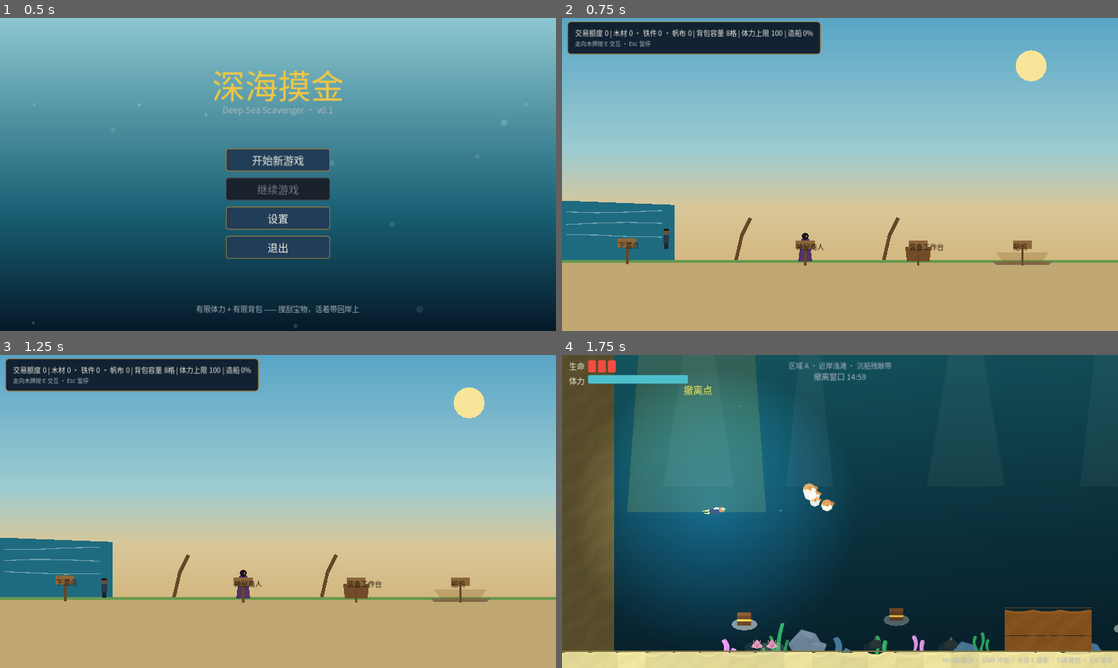
Above: before the commit, frames 1-4 (two rows, left to right).
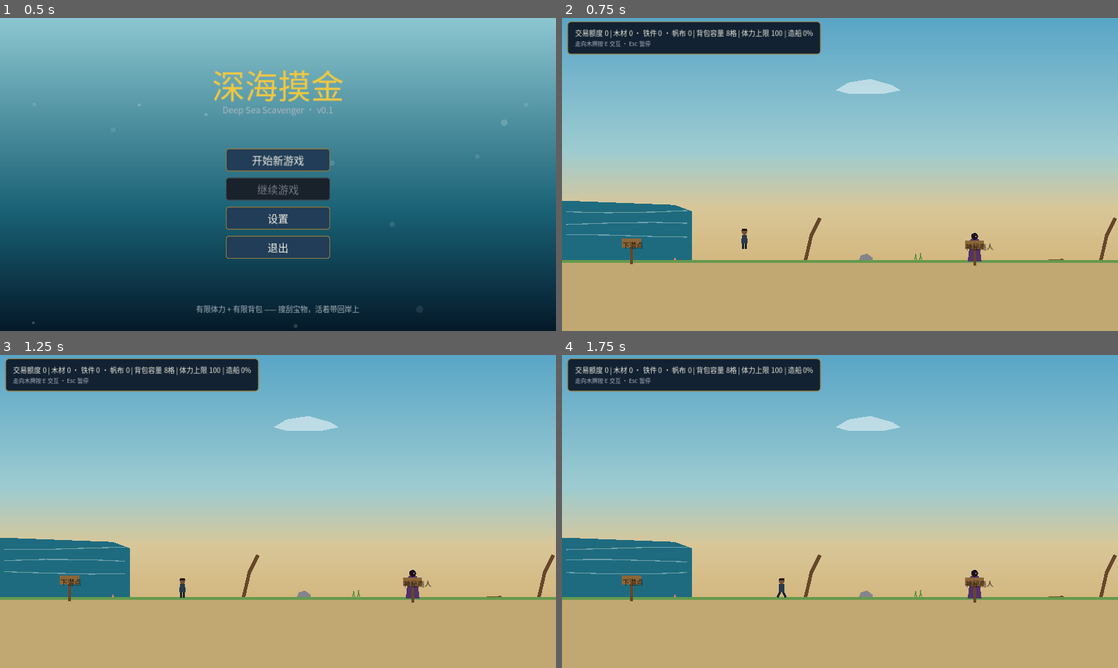
Above: after the commit, the same moments.

Repository: Djjvcgh/deep-sea-scavenger
Game: Godot game, scene res://scenes/main_menu.tscn
The game is run twice, just before and just after one commit, with the same random seed, the same clock (stepped at 60 frames per second) and the same inputs.
Inputs (mouse positions are in pixels of both pictures, inside the frame that each line leads up to):
- Up to frame 1 (0.5 s): no input
- Up to frame 2 (0.75 s): click "开始新游戏" at 0.5 s
- Up to frame 3 (1.25 s): no input
- Up to frame 4 (1.75 s): tap Enter at 1.25 s; move the mouse to (962, 495) at 1.27 s; hold D (move_right) from 1.28 s (still down); hold E (interact) from 1.28 s (still down); click (962, 495) at 1.42 s; tap W (move_up) at 1.52 s; tap Space (attack, bound only after the commit) at 1.55 s

Frame 1 is identical in both runs. In frame 2, 3.1% of the frame differs, in the area x 1-100%, y 10-80%; in frame 3, 3.1%; in frame 4, 100%, in the area x 0-100%, y 0-100%.

Commit message:
V0.4阶段1：岛屿扩展到2600px+陆地摄像机跟随；修复缺失的attack输入映射与run_tests的PackedScene.new错误

Diff:
--- a/project.godot
+++ b/project.godot
@@ -74,6 +74,11 @@
 "events": [Object(InputEventKey,"resource_local_to_scene":false,"resource_name":"","device":-1,"window_id":0,"alt_press …(195 unchanged characters)…
 ]
 }
+attack={
+"deadzone": 0.5,
+"events": [Object(InputEventKey,"resource_local_to_scene":false,"resource_name":"","device":-1,"window_id":0,"alt_pressed":false,"shift_pressed":false,"ctrl_pressed":false,"meta_pressed":false,"pressed":false,"keycode":0,"physical_keycode":32,"key_label":0,"unicode":0,"location":0,"echo":false,"script":null)
+]
+}
 
 [layer_names]
 
--- a/scripts/island.gd
+++ b/scripts/island.gd
@@ -1,6 +1,7 @@
 extends Node2D
 ## 荒岛基地：安全区域（不消耗体力）。
 ## 包含：下潜点、神秘商人、装备工作台、船坞；永久数据在此自动存档。
+## 岛屿横向 2600px，摄像机平滑跟随（摄像机由 player.gd 持有，limit 限制在世界内）。
 
 const PlayerScript := preload("res://scripts/player.gd")
 const PlayerScene := preload("res://scenes/player.tscn")
@@ -11,6 +12,10 @@
 const BoatPanelScene := preload("res://scenes/ui/boat_builder_panel.tscn")
 
 const GROUND_Y := 560.0
+const ISLAND_WIDTH := 2600.0
+# 左右海水区（下潜点在左海滩，船坞滑道朝右海湾）
+const SEA_LEFT_END := 300.0
+const SEA_RIGHT_START := 2380.0
 
 var player: CharacterBody2D
 var pause_menu: CanvasLayer
@@ -32,10 +37,10 @@
 
 	player = PlayerScene.instantiate()
 	player.mode = PlayerScript.Mode.WALK
-	player.position = Vector2(240, 500)
+	player.position = Vector2(420, 500)
 	player.z_index = 5
 	add_child(player)
-	player.set_camera_limits(0, 0, 1280, 720)
+	player.set_camera_limits(0, 0, int(ISLAND_WIDTH), 720)
 
 	merchant_panel = MerchantScene.instantiate()
 	add_child(merchant_panel)
@@ -48,11 +53,11 @@
 	for p in _panels:
 		p.closed.connect(_on_panel_closed)
 
-	_add_interactable("下潜点", Vector2(150, 520),
+	_add_interactable("下潜点", Vector2(160, 520),
 		func() -> void: get_tree().change_scene_to_file("res://scenes/underwater.tscn"))
-	_add_interactable("神秘商人", Vector2(560, 524), func() -> void: _open_panel(merchant_panel))
-	_add_interactable("装备工作台", Vector2(820, 524), func() -> void: _open_panel(upgrades_panel))
-	_add_interactable("船坞", Vector2(1060, 524), func() -> void: _open_panel(boat_panel))
+	_add_interactable("神秘商人", Vector2(950, 524), func() -> void: _open_panel(merchant_panel))
+	_add_interactable("装备工作台", Vector2(1600, 524), func() -> void: _open_panel(upgrades_panel))
+	_add_interactable("船坞", Vector2(2280, 524), func() -> void: _open_panel(boat_panel))
 
 	_build_status_bar()
 	pause_menu = PauseScene.instantiate()
@@ -154,34 +159,65 @@
 	tex.fill_to = Vector2(0, 1)
 	var sky := TextureRect.new()
 	sky.texture = tex
-	sky.size = Vector2(1280, GROUND_Y)
+	sky.size = Vector2(ISLAND_WIDTH, GROUND_Y)
 	sky.z_index = -20
 	add_child(sky)
 
 	var sun := Polygon2D.new()
 	sun.polygon = _ellipse(36.0, 36.0, 16)
-	sun.position = Vector2(1080, 110)
+	sun.position = Vector2(2050, 110)
 	sun.color = Color(0.98, 0.9, 0.6)
 	sun.z_index = -18
 	add_child(sun)
 
+	# 远景云（缓慢飘动的感觉由静态形状分层即可，不引入额外系统）
+	for cx in [700.0, 1500.0, 2200.0]:
+		var cloud := Polygon2D.new()
+		cloud.polygon = PackedVector2Array([
+			Vector2(-70, 0), Vector2(-40, -18), Vector2(10, -26), Vector2(60, -12),
+			Vector2(80, 0), Vector2(40, 8), Vector2(-40, 8)])
+		cloud.position = Vector2(cx, 150.0 + 30.0 * sin(cx))
+		cloud.color = Color(1, 1, 1, 0.5)
+		cloud.z_index = -17
+		add_child(cloud)
+
+	_build_sea(SEA_LEFT_END - 300.0, SEA_LEFT_END, true)
+	_build_sea(SEA_RIGHT_START, ISLAND_WIDTH, false)
+
+	for x in [560.0, 1240.0, 1900.0, 2500.0]:
+		_add_palm(x)
+
+	# 沿途装饰：礁石 / 草丛 / 漂木 / 海星，让 2600px 的行走有内容
+	var decor := [
+		["rock", 700.0], ["grass", 820.0], ["drift", 1130.0], ["grass", 1400.0],
+		["rock", 1750.0], ["grass", 2050.0], ["drift", 2470.0], ["star", 260.0], ["star", 2420.0]]
+	for d in decor:
+		_add_decor(d[0], d[1])
+
+
+func _build_sea(x0: float, x1: float, has_dive_beach: bool) -> void:
 	var sea := Polygon2D.new()
-	sea.polygon = PackedVector2Array([Vector2(0, 420), Vector2(260, 430), Vector2(260, GROUND_Y), Vector2(0, GROUND_Y)])
+	sea.polygon = PackedVector2Array([
+		Vector2(x0, 420), Vector2(x1 - 40, 430), Vector2(x1, 445),
+		Vector2(x1, GROUND_Y), Vector2(x0, GROUND_Y)])
+	if not has_dive_beach:
+		sea.polygon = PackedVector2Array([
+			Vector2(x0, 445), Vector2(x0 + 40, 430), Vector2(x1, 420),
+			Vector2(x1, GROUND_Y), Vector2(x0, GROUND_Y)])
 	sea.color = Color(0.12, 0.42, 0.5)
 	sea.z_index = -16
 	add_child(sea)
 	for i in 3:
 		var line := Line2D.new()
 		var y := 445.0 + i * 28.0
-		line.points = PackedVector2Array([Vector2(10, y), Vector2(80, y), Vector2(150, y), Vector2(230, y)])
+		line.points = PackedVector2Array([
+			Vector2(x0 + 10, y), Vector2(x0 + (x1 - x0) * 0.35, y),
+			Vector2(x0 + (x1 - x0) * 0.7, y), Vector2(x1 - 12, y)])
 		line.width = 2.0
 		line.default_color = Color(1, 1, 1, 0.35)
 		line.z_index = -15
 		add_child(line)
-		_waves.append({"line": line, "base_y": y, "phase": i * 2.1})
-
-	for x in [400.0, 740.0]:
-		_add_palm(x)
+		_waves.append({"line": line, "base_y": y, "phase": i * 2.1 + (0.0 if has_dive_beach else 1.3)})
 
 
 func _add_palm(x: float) -> void:
@@ -200,30 +236,66 @@
 	add_child(leaves)
 
 
+func _add_decor(kind: String, x: float) -> void:
+	var node := Node2D.new()
+	node.position = Vector2(x, GROUND_Y)
+	node.z_index = -9
+	match kind:
+		"rock":
+			var rock := Polygon2D.new()
+			rock.polygon = PackedVector2Array([
+				Vector2(-18, 0), Vector2(-12, -14), Vector2(2, -18), Vector2(16, -8), Vector2(14, 0)])
+			rock.color = Color(0.52, 0.52, 0.55)
+			node.add_child(rock)
+		"grass":
+			for i in 4:
+				var blade := Line2D.new()
+				var dx := -9.0 + i * 6.0
+				blade.points = PackedVector2Array([Vector2(dx, 0), Vector2(dx + 3.0 * (1 if i % 2 == 0 else -1), -14.0 - 3.0 * (i % 3))])
+				blade.width = 2.0
+				blade.default_color = Color(0.35, 0.55, 0.26)
+				node.add_child(blade)
+		"drift":
+			var log := Polygon2D.new()
+			log.polygon = PackedVector2Array([
+				Vector2(-26, -3), Vector2(24, -6), Vector2(28, 0), Vector2(-22, 3)])
+			log.color = Color(0.45, 0.33, 0.2)
+			node.add_child(log)
+		"star":
+			var star := Polygon2D.new()
+			star.polygon = PackedVector2Array([
+				Vector2(-8, 2), Vector2(-3, -3), Vector2(0, -9), Vector2(3, -3),
+				Vector2(8, 2), Vector2(2, 4), Vector2(0, 3), Vector2(-2, 4)])
+			star.color = Color(0.9, 0.5, 0.4)
+			node.add_child(star)
+	add_child(node)
+
+
 func _build_ground() -> void:
 	var body := StaticBody2D.new()
 	body.collision_layer = 1
 	body.collision_mask = 0
 	var cs := CollisionShape2D.new()
 	var shape := RectangleShape2D.new()
-	shape.size = Vector2(1280, 720 - GROUND_Y)
+	shape.size = Vector2(ISLAND_WIDTH, 720 - GROUND_Y)
 	cs.shape = shape
-	cs.position = Vector2(640, GROUND_Y + (720 - GROUND_Y) * 0.5)
+	cs.position = Vector2(ISLAND_WIDTH * 0.5, GROUND_Y + (720 - GROUND_Y) * 0.5)
 	body.add_child(cs)
 
 	var sand := Polygon2D.new()
-	sand.polygon = PackedVector2Array([Vector2(0, GROUND_Y), Vector2(1280, GROUND_Y), Vector2(1280, 720), Vector2(0, 720)])
+	sand.polygon = PackedVector2Array([
+		Vector2(0, GROUND_Y), Vector2(ISLAND_WIDTH, GROUND_Y), Vector2(ISLAND_WIDTH, 720), Vector2(0, 720)])
 	sand.color = Color(0.76, 0.66, 0.45)
 	body.add_child(sand)
 
 	var grass := Line2D.new()
-	grass.points = PackedVector2Array([Vector2(0, GROUND_Y), Vector2(1280, GROUND_Y)])
+	grass.points = PackedVector2Array([Vector2(0, GROUND_Y), Vector2(ISLAND_WIDTH, GROUND_Y)])
 	grass.width = 6.0
 	grass.default_color = Color(0.4, 0.6, 0.3)
 	body.add_child(grass)
 
 	# 屏幕两侧隐形边界墙：防止走出世界坠落消失
-	for wx in [-20.0, 1300.0]:
+	for wx in [-20.0, ISLAND_WIDTH + 20.0]:
 		var wcs := CollisionShape2D.new()
 		var wshape := RectangleShape2D.new()
 		wshape.size = Vector2(40, 1600)
@@ -236,7 +308,7 @@
 func _build_props() -> void:
 	# 神秘商人：紫袍兜帽身影
 	var merchant := Node2D.new()
-	merchant.position = Vector2(560, 524)
+	merchant.position = Vector2(950, 524)
 	merchant.z_index = 4
 	var robe := Polygon2D.new()
 	robe.polygon = PackedVector2Array([
@@ -257,7 +329,7 @@
 
 	# 装备工作台：木桌与工具
 	var bench := Node2D.new()
-	bench.position = Vector2(820, 540)
+	bench.position = Vector2(1600, 540)
 	bench.z_index = 4
 	var table := Polygon2D.new()
 	table.polygon = PackedVector2Array([Vector2(-30, -14), Vector2(30, -14), Vector2(26, 20), Vector2(-26, 20)])
@@ -269,14 +341,14 @@
 	bench.add_child(tool)
 	add_child(bench)
 
-	# 船坞：未完成的小帆船（随进度显形）
+	# 船坞：未完成的小帆船（随进度显形），滑道朝右海湾
 	_boat_visual = Node2D.new()
-	_boat_visual.position = Vector2(1060, 552)
+	_boat_visual.position = Vector2(2280, 552)
 	_boat_visual.z_index = 4
 	add_child(_boat_visual)
 	_refresh_boat_visual()
 	var slipway := Polygon2D.new()
-	slipway.polygon = PackedVector2Array([Vector2(990, 560), Vector2(1130, 560), Vector2(1120, 568), Vector2(1000, 568)])
+	slipway.polygon = PackedVector2Array([Vector2(2210, 560), Vector2(2350, 560), Vector2(2340, 568), Vector2(2220, 568)])
 	slipway.color = Color(0.5, 0.42, 0.3)
 	slipway.z_index = 3
 	add_child(slipway)
--- a/tests/integration_island.gd
+++ b/tests/integration_island.gd
@@ -39,7 +39,7 @@
 	var player = island.player
 
 	# 商人面板
-	player.global_position = Vector2(560, 500)
+	player.global_position = Vector2(950, 500)
 	await create_timer(0.3).timeout
 	await _tap("interact")
 	await create_timer(0.2).timeout
@@ -56,7 +56,7 @@
 	_check(not paused, "关闭面板不暂停")
 
 	# 按钮路径关闭（界面上的「离开」按钮走同一 close()）：必须解除移动锁定
-	player.global_position = Vector2(560, 500)
+	player.global_position = Vector2(950, 500)
 	await create_timer(0.3).timeout
 	await _tap("interact")
 	await create_timer(0.2).timeout
@@ -79,14 +79,34 @@
 	_check(player.global_position.x >= 0.0 and player.global_position.y < 560.0,
 		"左边界：玩家留在画面内不坠落（x=%.0f, y=%.0f）"
 			% [player.global_position.x, player.global_position.y])
-	player.global_position = Vector2(1220, 500)
+	player.global_position = Vector2(2540, 500)
 	await create_timer(0.3).timeout
 	Input.action_press("move_right")
 	await create_timer(2.0).timeout
 	Input.action_release("move_right")
-	_check(player.global_position.x <= 1280.0 and player.global_position.y < 560.0,
+	_check(player.global_position.x <= 2600.0 and player.global_position.y < 560.0,
 		"右边界：玩家留在画面内不坠落（x=%.0f, y=%.0f）"
 			% [player.global_position.x, player.global_position.y])
+
+	# 岛屿扩展：摄像机跟随与所有交互点可达
+	player.global_position = Vector2(1600, 500)
+	await create_timer(0.3).timeout
+	await _tap("interact")
+	await create_timer(0.2).timeout
+	_check(island.upgrades_panel.visible, "按 E 打开工作台界面")
+	var cam: Camera2D = player.get_node("Camera2D")
+	_check(cam.limit_right == 2600, "摄像机右边界扩展到岛屿宽度")
+	_check(island.merchant_panel.visible == false and island.boat_panel.visible == false,
+		"工作台面板独立打开")
+	island.upgrades_panel.close()
+	await create_timer(0.2).timeout
+	player.global_position = Vector2(2280, 500)
+	await create_timer(0.3).timeout
+	await _tap("interact")
+	await create_timer(0.2).timeout
+	_check(island.boat_panel.visible, "按 E 打开船坞界面")
+	island.boat_panel.close()
+	await create_timer(0.2).timeout
 
 	# 出售与存档
 	var credits_before: int = gs.credits
--- a/tests/run_tests.gd
+++ b/tests/run_tests.gd
@@ -364,7 +364,7 @@
 
 func _test_loot_randomness() -> int:
 	print("[掉落随机性]")
-	var scene = load("res://scenes/underwater.tscn").new()
+	var scene = load("res://scenes/underwater.tscn").instantiate()
 	root.add_child(scene)
 	var qualities := {}
 	var type_seen := {}
